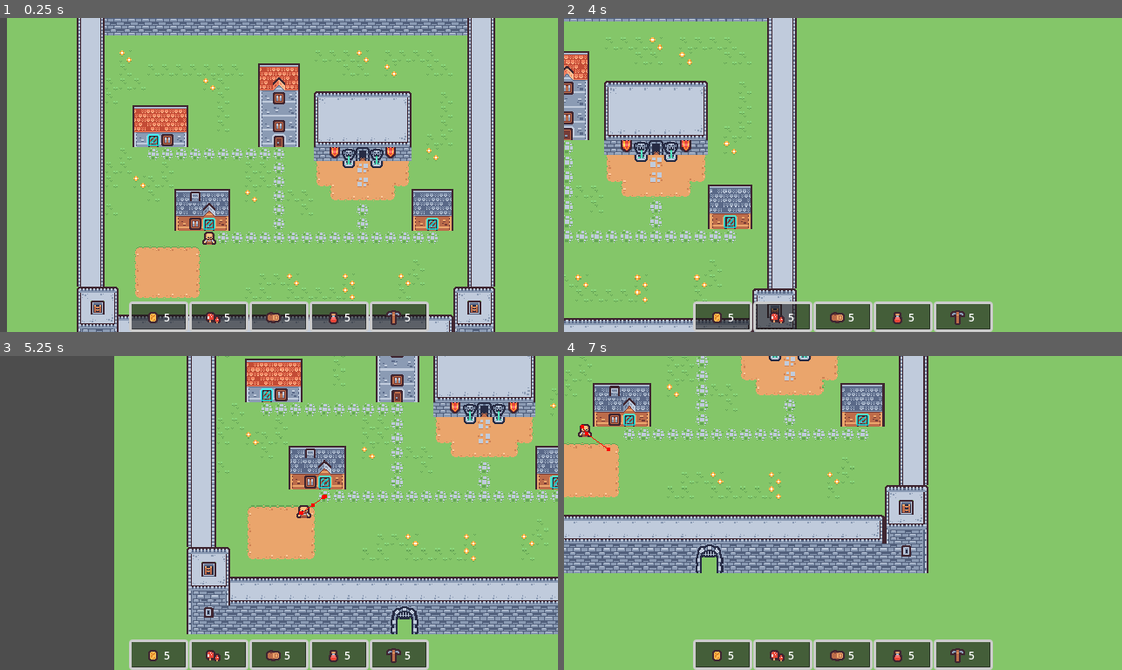
Above: before the commit, frames 1-4 (two rows, left to right).
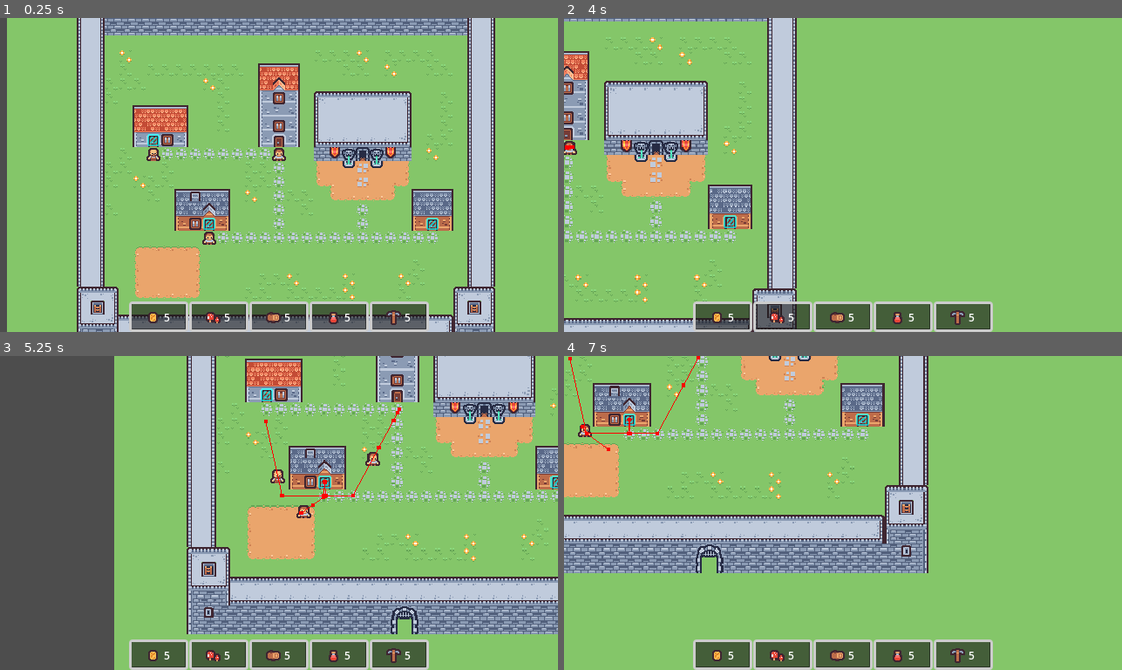
Above: after the commit, the same moments.

Repository: morie197/Cost-Village-SoloDevJam11
Game: Godot game, scene res://test_level2.tscn
Two runs of this game, one before a commit and one after it. Both use one fixed random seed, a clock stepped at 60 frames per second and the inputs below.
Inputs (mouse positions are in pixels of both pictures, inside the frame that each line leads up to):
- Up to frame 1 (0.25 s): no input
- Up to frame 2 (4 s): tap Enter at 0.5, 3.5 s; move the mouse to (776, 237) at 0.52 s; hold D (right) 0.53-1.28 s; hold Mouse wheel down (zoom_in) 0.53-1.28 s; click (776, 237) at 0.67 s; move the mouse to (731, 190) at 1.27 s; hold S (down) 1.28-2.03 s; tap Mouse wheel up (zoom_out) at 1.35, 2.85 s; move the mouse to (898, 105) at 2.02 s; hold D (right) 2.03-2.78 s; hold Mouse wheel down (zoom_in) 2.03-2.78 s; tap Space at 2.75 s; move the mouse to (815, 237) at 2.77 s; hold W (up) 2.78-3.53 s; click (815, 237) at 2.92 s; move the mouse to (1010, 222) at 3.52 s; hold A (left) from 3.53 s (still down); hold Mouse wheel down (zoom_in) from 3.53 s (still down)
- Up to frame 3 (5.25 s): tap Q (debug) at 4.15 s; move the mouse to (111, 465) at 4.27 s; release Mouse wheel down (zoom_in) at 4.28 s; tap Mouse wheel up (zoom_out) at 4.35 s; move the mouse to (306, 513) at 5.02 s; release A (left) at 5.03 s; hold S (down) from 5.03 s (still down); hold Mouse wheel down (zoom_in) from 5.03 s (still down); click (306, 513) at 5.17 s
- Up to frame 4 (7 s): move the mouse to (759, 434) at 5.77 s; release S (down) at 5.78 s; release Mouse wheel down (zoom_in) at 5.78 s; hold D (right) 5.78-6.53 s; tap Mouse wheel up (zoom_out) at 5.85 s; tap Space at 6.5 s; move the mouse to (965, 497) at 6.52 s; hold W (up) from 6.53 s (still down); hold Mouse wheel down (zoom_in) from 6.53 s (still down)

The runs differ from the first frame. In frame 1, 0.2% of the frame differs, in the area x 26-52%, y 41-73%; in frame 2, less than 0.1%; in frame 3, 0.4%, in the area x 47-72%, y 16-52%; in frame 4, 0.2%.

Commit message:
[Add] Event + npc choosing
Now chooses events to happen at the start of the day, including info on when it will happen, the npc to trigger it, and the event information.

Diff:
--- a/npc.gd
+++ b/npc.gd
@@ -19,6 +19,8 @@
 @onready var critical = %critical
 @onready var problem = %problem
 @onready var complaint = %complaint
+
+var unique_name: String = ""
 
 const NPC_UI = preload("uid://bxki08on743mw")
 
--- a/npc_manager.gd
+++ b/npc_manager.gd
@@ -2,20 +2,52 @@
 class_name NpcManager
 
 var npcs: Dictionary[String, Array] = {}
+var unique_npcs: Dictionary[String, NPC] = {}
+
+var npcs_with_no_event: Array[String] = []
 
 # Called when the node enters the scene tree for the first time.
 func _ready():
 	GameManager.npc_manager = self
 
-	for npc in get_children():
-		if npc is not NPC:
+	var npcs_seen: Dictionary = {}
+
+	for node in get_children():
+		if node is not NPC:
 			continue
+		var npc: NPC = node
+		var unique_npc_name = npc.npc_name
+		if not npcs_seen.has(unique_npc_name):
+			npcs_seen[unique_npc_name] = 1
 		else:
-			if npcs.has(npc.npc_name):
-				npcs[npc.npc_name].append(npc)
-			else:
-				npcs[npc.npc_name] = [npc]
+			npcs_seen[unique_npc_name] += 1
+			unique_npc_name += str(npcs_seen[unique_npc_name])
 
-# Called every frame. 'delta' is the elapsed time since the previous frame.
-func _process(delta):
-	pass
+		unique_npcs[unique_npc_name] = npc
+		npc.unique_name = unique_npc_name
+
+		if npcs.has(npc.npc_name):
+			npcs[npc.npc_name].append(npc)
+		else:
+			npcs[npc.npc_name] = [npc]
+
+	npcs_with_no_event = unique_npcs.keys()
+
+	GameManager.create_events()
+
+func choose_random_npc() -> String:
+	var possible_npcs: Array = npcs_with_no_event
+	if possible_npcs.size() == 0:
+		print("No more npcs available!")
+		return ""
+	var random_npc = possible_npcs[randi_range(0, possible_npcs.size() - 1)]
+	return random_npc
+
+func choose_cause_npc() -> String:
+	if not npcs_with_no_event.size() >= 1:
+		print("Not enough npcs available")
+		return ""
+	var cause = choose_random_npc()
+	npcs_with_no_event.erase(cause)
+
+	return cause
--- a/resources/Jammmy - Sheet1.csv
+++ b/resources/Jammmy - Sheet1.csv
@@ -1,4 +1,7 @@
-id,danger,text,is_choice,attributes
-distaste,safe,"{random} made a mean joke at {self} for the 5th time this week, and now {self} is upset at them.",FALSE,"{self},happiness -2"
-distaste,safe,Convince {random} to cut it out.,TRUE,"{self},happiness +1; gold -20"
-distaste,safe,Promise {random} a shiny new tool if they stop.,TRUE,"{random},happiness +2; tool -1"
+id,danger,text,is_choice,attributes,"targets (cause, target(s))"
+distaste,safe,"{random} made a mean joke at {self} for the 5th time this week, and now {self} is upset at them.",FALSE,"{self},happiness -2",anyone; anyone
+distaste,safe,Convince {random} to cut it out.,TRUE,"{self},happiness +1; gold -20",anyone; anyone
+distaste,safe,Promise {random} a shiny new tool if they stop.,TRUE,"{random},happiness +2; tool -1",anyone; anyone
+rude_blacksmith,safe,"{blacksmith} accidently dropped an iron hammer on {random}'s toe, prompting a fight.",FALSE,"{random},happiness -2",blacksmith; anyone
+rude_blacksmith,safe,Tell {blacksmith} to make iron slippers for all customers entering the shop.,TRUE,"{random},happiness +1; tool -2",blacksmith; anyone
+rude_blacksmith,safe,Enforce safety procedures stating all tools must be at ground level or 5 meters away from any customers.,TRUE,"{random},happiness +2; {blacksmith},happiness -2",blacksmith; anyone
--- a/scripts/event_manager.gd
+++ b/scripts/event_manager.gd
@@ -21,9 +21,11 @@
 	"critical": {}
 }
 
-func _unhandled_input(event):
-	if Input.is_action_just_pressed("debug"):
-		choose_random_event()
+var planned_events: Dictionary = {}
+
+#func _unhandled_input(event):
+	#if Input.is_action_just_pressed("debug"):
+		#trigger_event("blacksmith")
 
 # Called when the node enters the scene tree for the first time.
 func _ready():
@@ -55,6 +57,14 @@
 			var parts: Array = clean_attribute.split(" ")
 			danger_attributes[parts[0]] = int(parts[1])
 
+		var causes: Array = ["none"]
+		var targets: Array = ["none"]
+		var subjects = line[5].split(";")
+		if subjects.size() > 0:
+			causes = subjects[0].strip_edges().split(",")
+		if subjects.size() > 1:
+			targets = subjects[1].strip_edges().split(",")
+
 		if not events.has(danger_level):
 			print("Unknown danger level: " + danger_level)
 
@@ -65,17 +75,23 @@
 
 		if events[danger_level].has(danger_name):
 			if is_choice:
-				if not events[danger_level][danger_name].has("choices"):
-					events[danger_level][danger_name]["choices"] = {}
-				var choices_length: int = events[danger_level][danger_name]["choices"].size()
-				events[danger_level][danger_name]["choices"][choices_length] = danger_entry
+				for cause in causes:
+					if not events[danger_level][cause][danger_name].has("choices"):
+						events[danger_level][cause][danger_name]["choices"] = {}
+					var choices_length: int = events[danger_level][cause][danger_name]["choices"].size()
+					events[danger_level][cause][danger_name]["choices"][choices_length] = danger_entry
 			else:
 				print("Already danger with name: " + danger_name)
 
 		else:
-			events[danger_level][danger_name] = danger_entry
+			danger_entry["causes"] = causes
+			danger_entry["targets"] = targets
+			for cause in causes:
+				if not events[danger_level].has(cause):
+					events[danger_level][cause] = {}
+				events[danger_level][cause][danger_name] = danger_entry
 
-func choose_random_event():
+func choose_random_event(trigger_npc: String) -> Dictionary:
 	var safety_level: String
 	var cumulative_chance: int = 0
 	for chance in event_chances.values():
@@ -90,23 +106,64 @@
 
 	if not events.has(safety_level):
 		print("No safety level with: " + safety_level)
-		return
+		return {}
 
 	if events[safety_level].size() == 0:
 		print("Empty safety level: " + safety_level)
-		return
+		return {}
+
+	if not events[safety_level].has(trigger_npc):
+		print("No trigger for npc with: " + trigger_npc)
+		if events[safety_level].has("anyone"):
+			trigger_npc = "anyone"
+		else:
+			print("No trigger for any npcs")
 
 	var chosen_event
 
-	var unique_events: Array = events[safety_level].keys().filter(func(event) : return not experienced_events[safety_level].has(event))
+	var unique_events: Array = []
+	if experienced_events[safety_level].has(trigger_npc):
+		unique_events = events[safety_level][trigger_npc].keys().filter(func(event) : return not experienced_events[safety_level][trigger_npc].has(event))
+	else:
+		unique_events = events[safety_level][trigger_npc].keys()
 
 	if unique_events.size() == 0:
 		print("no unique events")
-		chosen_event = events[safety_level].keys()[randi_range(0, events[safety_level].size() - 1)]
-		return
+		chosen_event = events[safety_level][trigger_npc].keys()[randi_range(0, events[safety_level][trigger_npc].size() - 1)]
 
-	var random_event_index: int = randi_range(0, unique_events.size() - 1)
-	chosen_event = unique_events[random_event_index]
-	experienced_events[safety_level][chosen_event] = 1
+	else:
+		var random_event_index: int = randi_range(0, unique_events.size() - 1)
+		chosen_event = unique_events[random_event_index]
+		if not experienced_events[safety_level].has(trigger_npc):
+			experienced_events[safety_level][trigger_npc] = {}
+		experienced_events[safety_level][trigger_npc][chosen_event] = 1
 
-	print(chosen_event)
+	return {[safety_level, trigger_npc, chosen_event]: events[safety_level][trigger_npc][chosen_event]}
+
+func get_event(trigger_npc: String) -> Array:
+	var role: String = trigger_npc
+	if randi_range(0, 2) > 1:
+		role = "anyone"
+
+	var event = choose_random_event(role)
+	if event == {}:
+		print("Not a valid event!")
+		return []
+	var event_keys = event.keys()
+	#print(event_keys[0])
+	if event_keys[0].size() < 3:
+		print("Not enough keys!")
+		return []
+	var event_key_name = event_keys[0][2]
+	var event_value = event.values()
+	if planned_events.has(event_key_name):
+		print("already event: " + str(event_key_name) + " going on!")
+		return []
+
+	planned_events[event_key_name] = event_value
+
+	return event.keys()
+
+func trigger_event(npc_cause: String, event: Array):
+	print("Cause: " + npc_cause)
+	print("Event data: " + str(event))
--- a/scripts/game_manager.gd
+++ b/scripts/game_manager.gd
@@ -8,8 +8,9 @@
 
 const day_intervals: int = 10
 
-var day_length: float = 180
+var day_length: float = 40
 var current_time: int = 1
+var time_padding: float = 15
 
 var day_interval_length: float = 0
 
@@ -17,14 +18,16 @@
 
 var paused: bool = false
 
+var min_events_per_day: int = 5
+var max_events_per_day: int = 7
+
+var event_trigger_times: Dictionary = {}
+
 signal time_change(new_time: int)
 
-#func _unhandled_input(event):
-	#if Input.is_action_just_pressed("debug"):
-		#if paused:
-			#unpause()
-		#else:
-			#pause()
+func _unhandled_input(event):
+	if Input.is_action_just_pressed("debug"):
+		pass
 
 
 # Called when the node enters the scene tree for the first time.
@@ -36,6 +39,11 @@
 func _process(delta):
 	if paused:
 		return
+	var current_real_time: float = (current_time * day_interval_length) + accumulated_time
+	if event_trigger_times.has(floori(current_real_time)):
+		var event: Dictionary = event_trigger_times[floori(current_real_time)]
+		cause_event(event)
+		event_trigger_times.erase(floori(current_real_time))
 	accumulated_time += delta
 	if accumulated_time >= day_interval_length:
 		accumulated_time -= day_interval_length
@@ -54,6 +62,45 @@
 	print("unpaused")
 	paused = false
 
+func cause_event(event_data):
+	var event_data_keys: Array = event_data.keys()
+	var event_data_values: Array = event_data.values()
+	var cause_npc: String = event_data_keys[0]
+	var event: Array = event_data_values[0]
+	EventManager.trigger_event(cause_npc, event)
+
+
+func create_events():
+	var number_of_events: int = randi_range(min_events_per_day, max_events_per_day)
+	var event_npcs: Array = []
+	for event in range(number_of_events):
+		var random_npc = npc_manager.choose_cause_npc()
+		if random_npc == "":
+			print("Not enough npcs")
+			break
+		event_npcs.append(random_npc)
+
+	number_of_events = event_npcs.size()
+
+	var event_time = day_length - time_padding
+	if event_time - time_padding <= 0:
+		print("Invalid event day length: " + str(event_time - time_padding))
+		return
+	for event in range(number_of_events):
+		var random_trigger_time: int = randi_range(int(time_padding), event_time)
+		while event_trigger_times.has(random_trigger_time):
+			random_trigger_time = randi_range(int(time_padding), event_time)
+
+		var random_event: Array = EventManager.get_event(event_npcs[event])
+		if random_event == []:
+			print("Not enough events")
+			continue
+
+		event_trigger_times[random_trigger_time] = {event_npcs[event]: random_event}
+
+	print(event_trigger_times)
+
+
 func get_current_activities(schedule: Schedule) -> Dictionary:
 	var routines: Array = [schedule.morning_routine_1, schedule.morning_routine_2,
 	schedule.day_routine_1, schedule.day_routine_2, schedule.day_routine_3, schedule.day_routine_4, schedule.day_routine_5,
--- a/test_level2.tscn
+++ b/test_level2.tscn
@@ -578,6 +578,15 @@
 
 [node name="npc" parent="npc_manager" unique_id=1227392443 instance=ExtResource("7_kagfw")]
 position = Vector2(232, 344)
+schedule = ExtResource("8_74v4g")
+
+[node name="npc2" parent="npc_manager" unique_id=566128535 instance=ExtResource("7_kagfw")]
+position = Vector2(312, 248)
+schedule = ExtResource("8_74v4g")
+
+[node name="npc3" parent="npc_manager" unique_id=1773434878 instance=ExtResource("7_kagfw")]
+position = Vector2(168, 248)
+npc_name = "blacksmith"
 npc_visual = ExtResource("8_pt8fy")
 schedule = ExtResource("8_74v4g")
 
